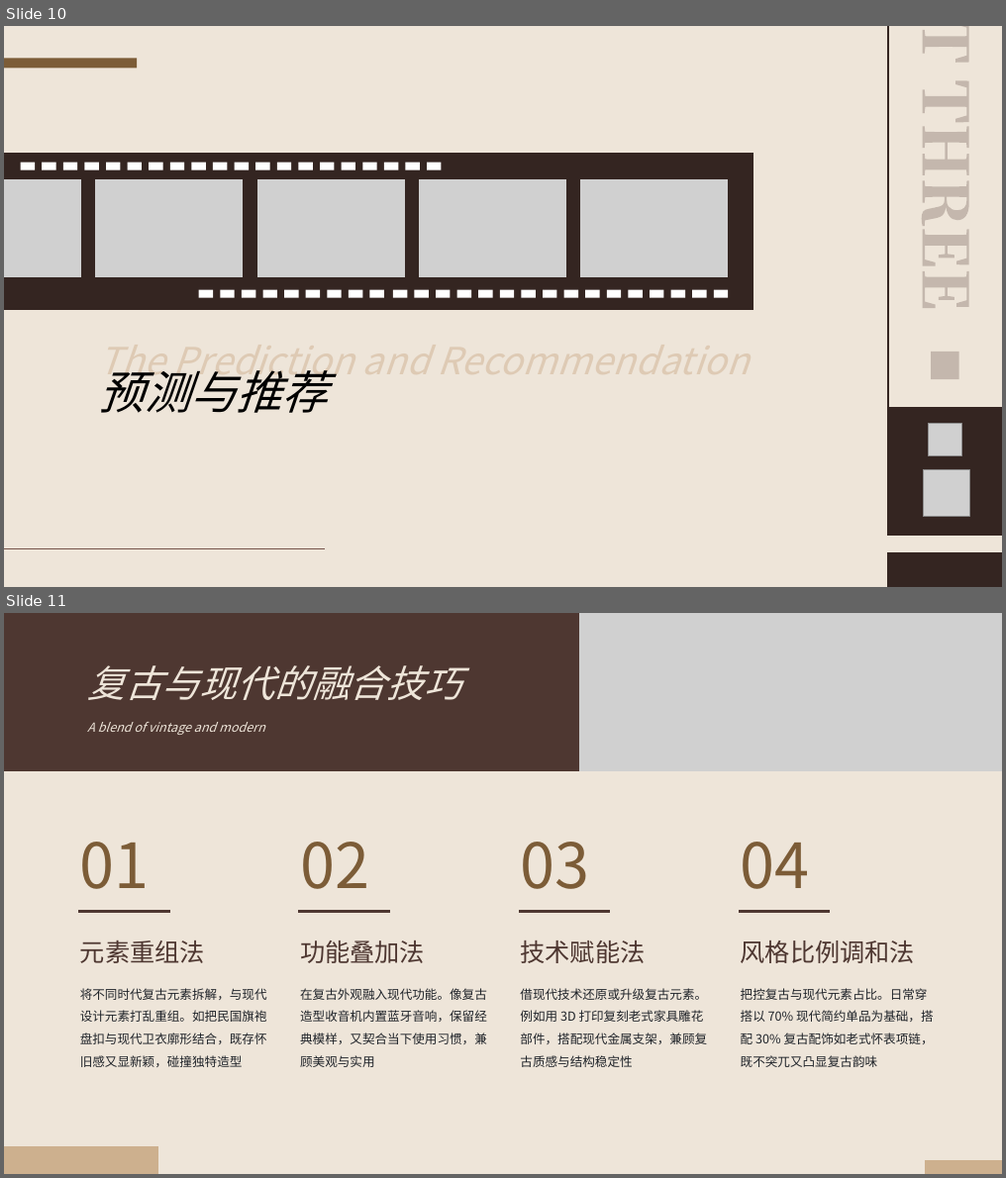
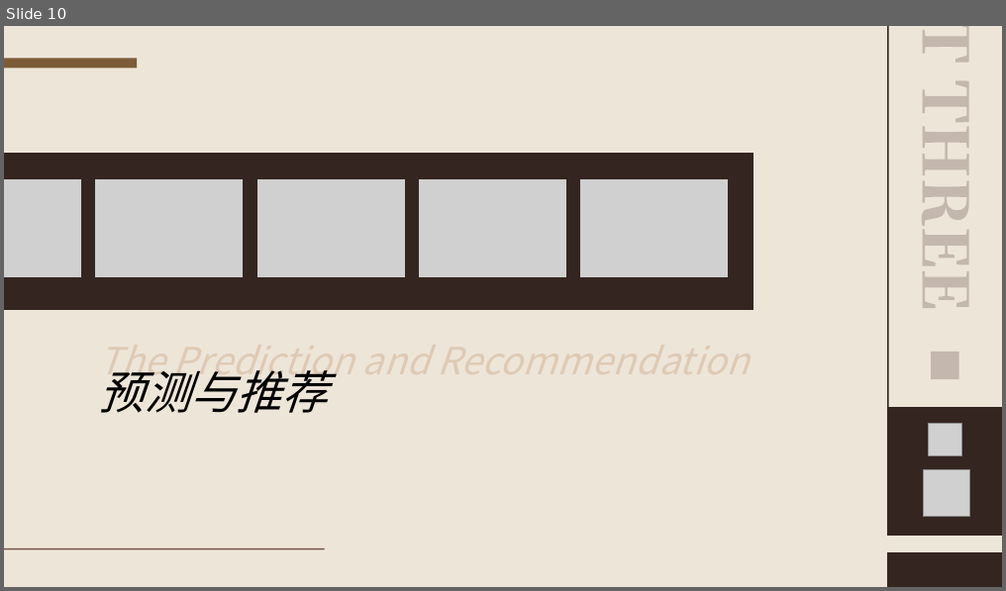
Before and after one commit to WingWR/CineScope, a slide deck: docs/CineScope.pptx. Shown one above the other, each under a label of ours: slides 10 and 11 before the commit, slide 10 after it. The pictures are 1006x1178 and 1006x591 pixels, drawn with LibreOffice and Linux fonts; fonts in the diff are those of the drawing; grey boxes stand for pictures. Boxes give left, top, right and bottom in pixels: in the first picture for what was removed or moved away, otherwise in the second. Text is boxed around its words. In the diff, an @@ line names an element or a change of style, - is before the commit and + after.

```diff
--- a/docs/CineScope.pptx
+++ b/docs/CineScope.pptx
@@ slide 11 removed at bbox=[4, 613, 1002, 1174], background #EEE5D9 @@
@@ freeform shape removed at bbox=[4, 613, 676, 771] @@
@@ picture removed at bbox=[579, 613, 1002, 771] @@
@@ text removed at bbox=[87, 665, 461, 700] @@
-复古与现代的融合技巧
@@ text removed at bbox=[87, 722, 265, 735] @@
-A blend of vintage and modern
@@ text removed at bbox=[80, 842, 150, 889] @@
-01
@@ text removed at bbox=[300, 842, 369, 889] @@
-02
@@ text removed at bbox=[520, 842, 589, 889] @@
-03
@@ text removed at bbox=[741, 842, 810, 889] @@
-04
@@ freeform shape removed at bbox=[78, 909, 169, 913] @@
@@ freeform shape removed at bbox=[299, 909, 390, 913] @@
@@ freeform shape removed at bbox=[519, 909, 611, 913] @@
@@ freeform shape removed at bbox=[740, 909, 831, 913] @@
@@ text removed at bbox=[80, 941, 205, 963] @@
-元素重组法
@@ text removed at bbox=[300, 941, 425, 963] @@
-功能叠加法
@@ text removed at bbox=[520, 941, 645, 963] @@
-技术赋能法
@@ text removed at bbox=[741, 941, 915, 963] @@
-风格比例调和法
@@ text removed at bbox=[80, 988, 267, 1067] @@
-将不同时代复古元素拆解，与现代设计元素打乱重组。如把民国旗袍盘扣与现代卫衣廓形结合，既存怀旧感又显新颖，碰撞独特造型
@@ text removed at bbox=[300, 988, 487, 1067] @@
-在复古外观融入现代功能。像复古造型收音机内置蓝牙音响，保留经典模样，又契合当下使用习惯，兼顾美观与实用
@@ text removed at bbox=[520, 988, 707, 1067] @@
-借现代技术还原或升级复古元素。例如用 3D 打印复刻老式家具雕花部件，搭配现代金属支架，兼顾复古质感与结构稳定性
@@ text removed at bbox=[741, 988, 934, 1067] @@
-把控复古与现代元素占比。日常穿搭以 70% 现代简约单品为基础，搭配 30% 复古配饰如老式怀表项链，既不突兀又凸显复古韵味
@@ freeform shape removed at bbox=[4, 1147, 159, 1174] @@
@@ freeform shape removed at bbox=[925, 1160, 1002, 1174] @@
@@ slide 10 changed as well @@
@@ group removed at bbox=[21, 163, 442, 171]: 20 rectangles @@
@@ group removed at bbox=[199, 290, 728, 298]: 25 rectangles @@
```
Also in this commit, not shown: 10 other slides changed, 7 slides added, 6 other slides removed, 2 other files.
